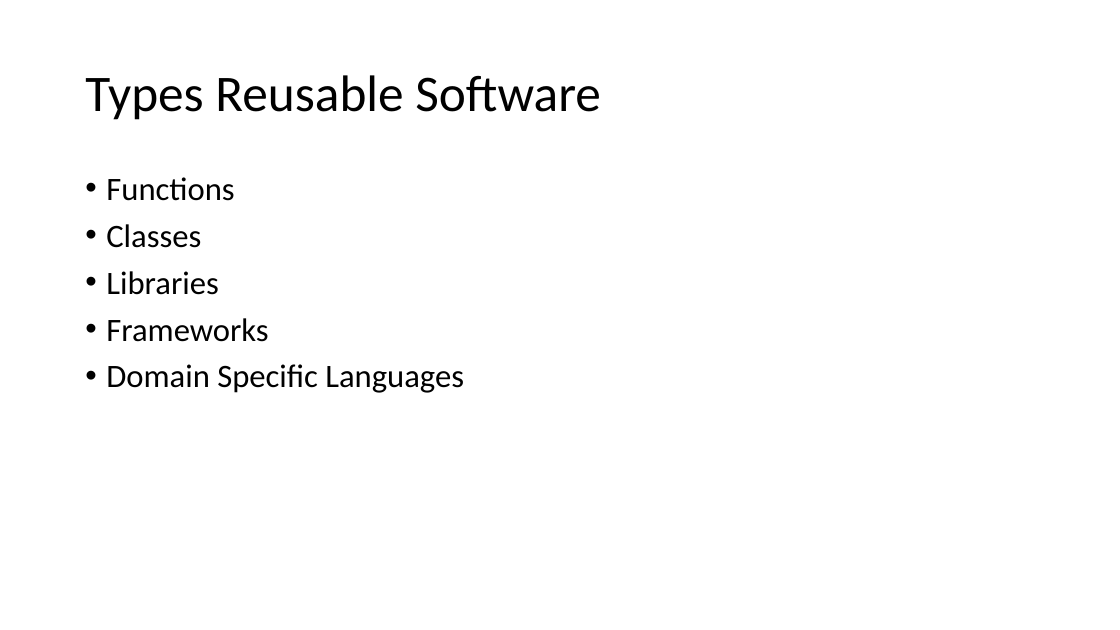
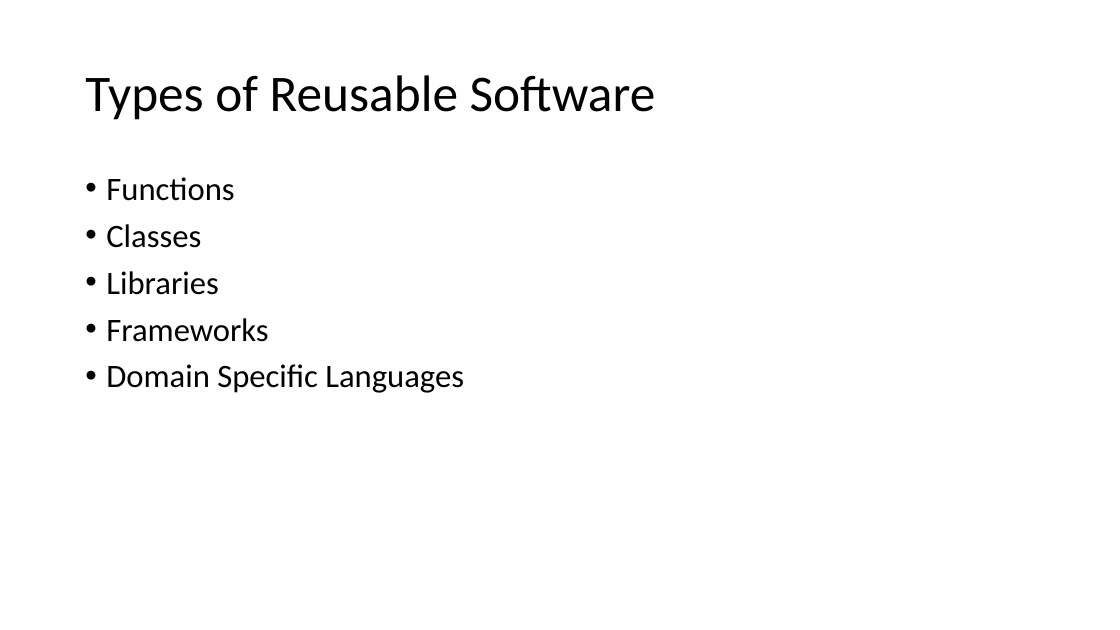
Before and after one commit to NCEAS/oss-2014, a slide deck: slide 7 of day-09/IntroductionToSoftwareClass.pptx. Drawn at 1120x630 pixels with LibreOffice and Linux fonts; fonts in the diff are those of the drawing. Boxes give left, top, right and bottom in pixels: in the first picture for what was removed or moved away, otherwise in the second. Text is boxed around its words. In the diff, an @@ line names an element or a change of style, - is before the commit and + after.

```diff
--- a/day-09/IntroductionToSoftwareClass.pptx
+++ b/day-09/IntroductionToSoftwareClass.pptx
@@ title at [85, 75, 656, 120]: text changed @@
-Types Reusable Software
+Types of Reusable Software
```
Also in this commit, not shown: 8 other slides changed, 1 other file.
